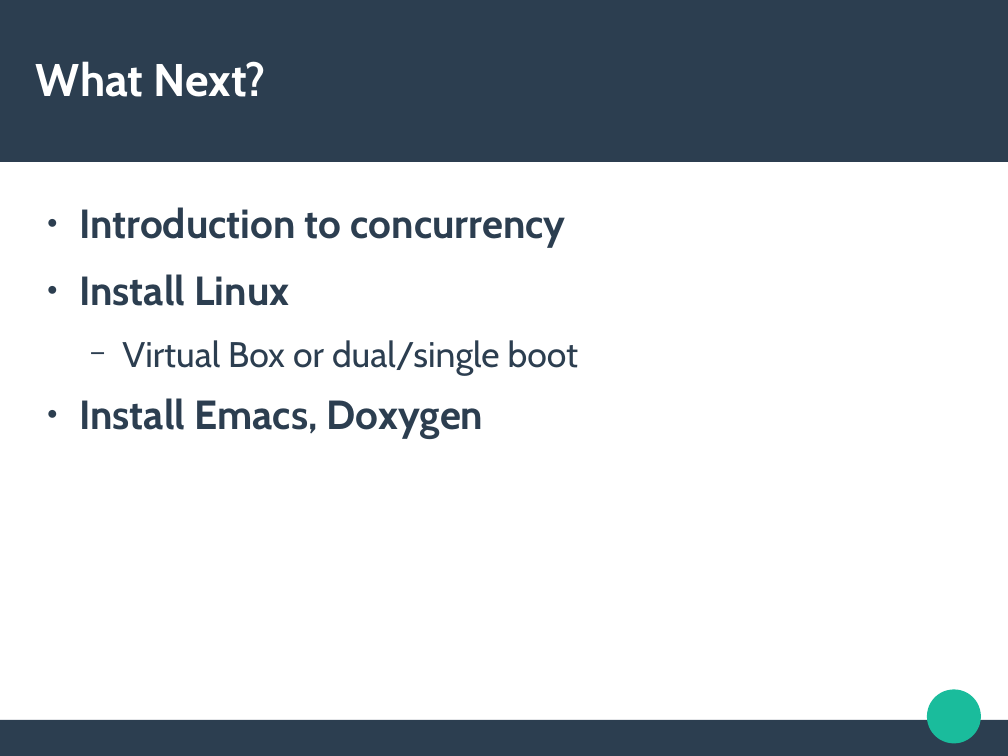
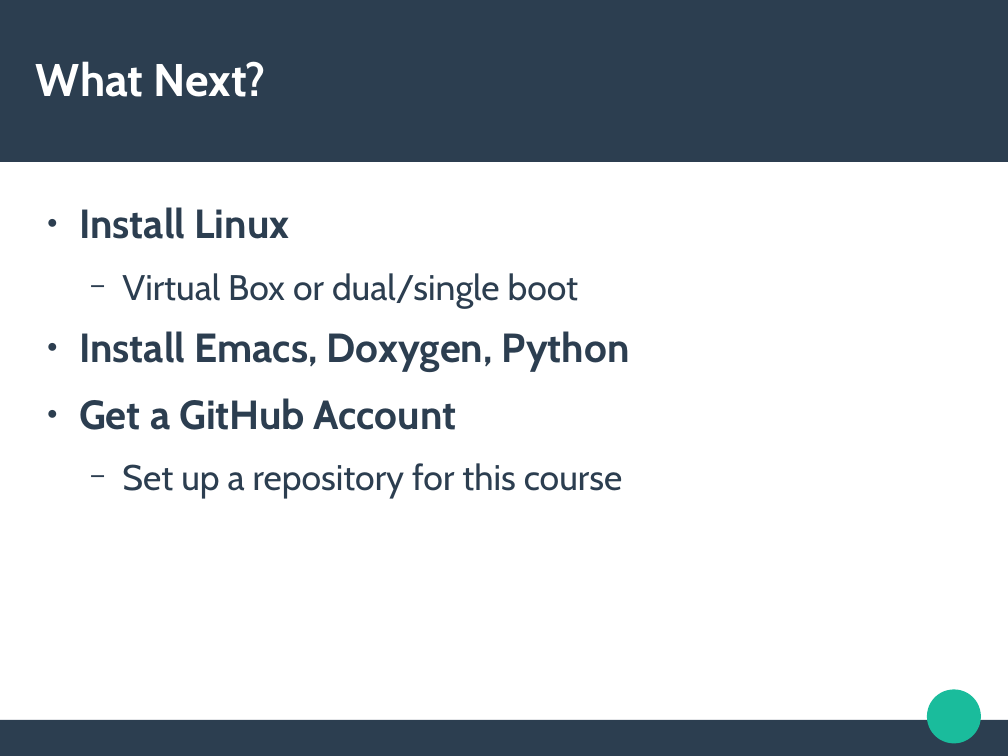
Before and after one commit to josephkehoe/CDD101, a slide deck: slide 8 of Concurrency/Slides/00Introduction.odp. Drawn at 1008x756 pixels with LibreOffice and Linux fonts; fonts in the diff are those of the drawing. Boxes give left, top, right and bottom in pixels: in the first picture for what was removed or moved away, otherwise in the second. Text is boxed around its words. In the diff, an @@ line names an element or a change of style, - is before the commit and + after.

```diff
--- a/Concurrency/Slides/00Introduction.odp
+++ b/Concurrency/Slides/00Introduction.odp
@@ text at [79, 207, 566, 247]: paragraph removed @@
-● Introduction to concurrency
@@ text at [79, 331, 630, 499]: text changed @@
-● Install Emacs, Doxygen
+● Install Emacs, Doxygen, Python
+● Get a GitHub Account
+  − Set up a repository for this course
```
Also in this commit, not shown: 4 other slides changed, 1 slide removed.
